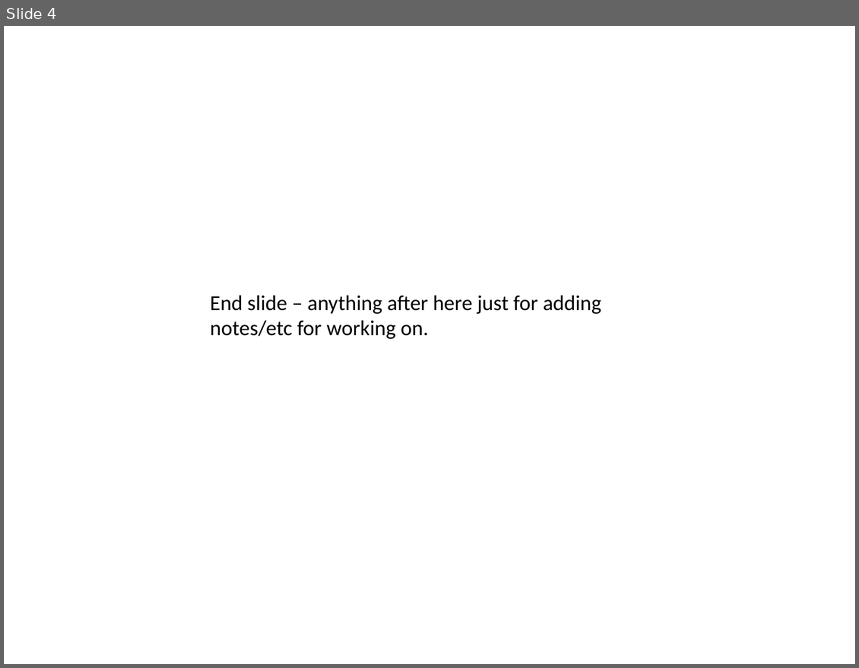
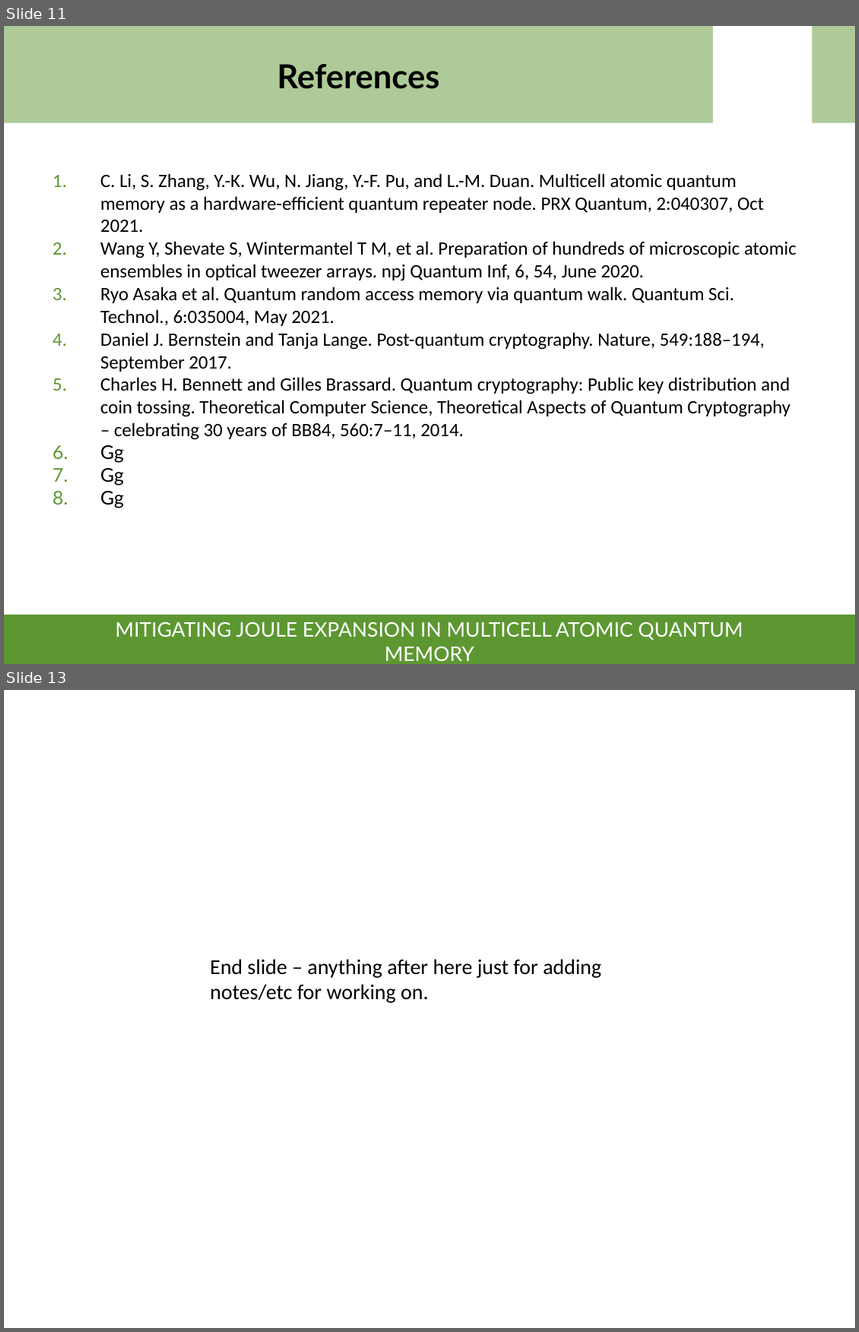
Before and after one commit to lrussell676/PH551_Group_Files, a slide deck: Main_Talk.pptx. Shown one above the other, each under a label of ours: slide 4 before the commit, slides 11 and 13 after it; the slides between them are not shown. The pictures are 859x668 and 859x1332 pixels, drawn with LibreOffice and Linux fonts; fonts in the diff are those of the drawing; background and template pictures are left out. Boxes give left, top, right and bottom in pixels: in the first picture for what was removed or moved away, otherwise in the second. Text is boxed around its words. In the diff, an @@ line names an element or a change of style, - is before the commit and + after.

```diff
--- a/Main_Talk.pptx
+++ b/Main_Talk.pptx
@@ slide 11 added at box(4, 26, 855, 664), background picture (left out) @@
@@ rectangle added at box(4, 26, 713, 123), fill #5D9732 at 50% opacity @@
@@ rectangle added at box(812, 26, 855, 123), fill #5D9732 at 50% opacity @@
@@ title added at box(277, 64, 439, 89), 28 pt, text #000000, bold @@
+References
@@ text added at box(101, 173, 797, 509), 16 pt, text #000000 @@
+1. C. Li, S. Zhang, Y.-K. Wu, N. Jiang, Y.-F. Pu, and L.-M. Duan. Multicell atomic quantum memory as a hardware-efficient quantum repeater node. PRX Quantum, 2:040307, Oct 2021.
+2. Wang Y, Shevate S, Wintermantel T M, et al. Preparation of hundreds of microscopic atomic ensembles in optical tweezer arrays. npj Quantum Inf, 6, 54, June 2020.
+3. Ryo Asaka et al. Quantum random access memory via quantum walk. Quantum Sci. Technol., 6:035004, May 2021.
+4. Daniel J. Bernstein and Tanja Lange. Post-quantum cryptography. Nature, 549:188–194, September 2017.
+5. Charles H. Bennett and Gilles Brassard. Quantum cryptography: Public key distribution and coin tossing. Theoretical Computer Science, Theoretical Aspects of Quantum Cryptography – celebrating 30 years of BB84, 560:7–11, 2014.
+6. Gg
+7. Gg
+8. Gg
@@ rectangle added at box(4, 615, 855, 664), fill #5D9732 @@
@@ subtitle added at box(115, 623, 743, 661), 17 pt, text #FFFFFF @@
+MITIGATING JOULE EXPANSION IN MULTICELL ATOMIC QUANTUM MEMORY
@@ what was slide 4 is now slide 13 @@
```
Also in this commit, not shown: 3 slides changed, 10 other slides added, 1 slide removed.
